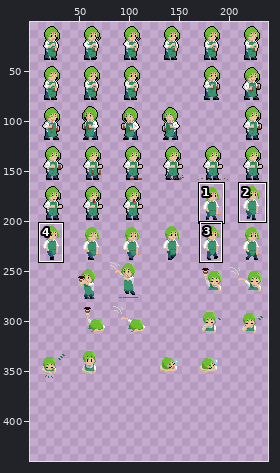
One commit to this sprite sheet: MyGame/content/texture/Ting.png. The picture above shows the old version from afar; the outline marks the close-up.
Close-up. Before the commit:
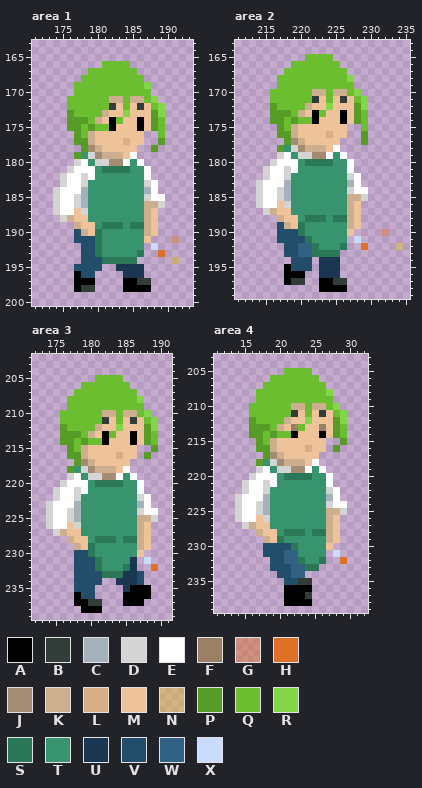
The file is 240x360 pixels. Colours within 5 levels of each other are drawn and written as one. Shown: area 1: x 171..193, y 163..200; area 2: x 211..235, y 163..199; area 3: x 172..191, y 202..239; area 4: x 11..32, y 203..239. The old version is drawn lined up with the new one, on the new canvas. The wide view leaves out empty margins. The commit also changed other parts of the picture, which this record leaves out.
Palette (. is transparent): A #000000  B #323c39  C #a5b2bb  D #d4d4d4  E #ffffff  F #9c8065  G #de702574  H #df7126  J #a48c74  K #cdae8f  L #d9ae86  M #eec39a  N #debd2574  P #589c28  Q #6abe30  R #82d647  S #2a7857  T #37946e  U #1b3650  V #234e6b  W #306082  X #cbdbfc
Pixels before, area 1, first column x 174:
166 .......QQQQ.......
167 .....QQQQQQQ......
168 ....QQQQQQQQQ.....
169 ...QQQQQQQQQQR....
170 ...QQQQQQQQQQQ....
171 ..QQQQQQKKQKKQR...
172 ..QQQQQQBMQMBMQR..
173 ..PQQQQKMMRMMMPR..
174 ..PPPQKMAQMMAMPQ..
175 ..PPQPQQAMMMAMPQ..
176 ...PQKMMMMMMM..Q..
177 ...PPKMMMMLMM..P..
178 ....PJKMMMMM..P...
179 ...PTDJKKKME......
180 ...DETDDJJETE.....
181 ..DEEETSSSSTTE....
182 .DEEDETTTTTTTE....
183 .DEEDTTTTTTTTDE...
184 DEEECTTTTTTTTCE...
185 DEEDCTTTTTTTTDEE..
186 DEEDCTTTTTTTTKKD..
187 DEEMDTTTTTTTTKM...
188 .DKMMTTTTTTTTKM...
189 ...KMMTSSSTSSKM...
190 ...VKMSTTTTTTKM...
191 ...VVVSTTTTTTM...G
192 ....VVSTTTTTT.X...
193 ....VVSTTTTTS..H..
194 ....VVVSSSSS.....N
195 ...VVVV..UUUU.....
196 ...AVV....UUU.....
197 ...AAA....AABB....
198 ...ABB....AAAA....
Pixels before, area 2, first column x 214:
165 .......QQQQ..........
166 .....QQQQQQQ.........
167 ....QQQQQQQQQ........
168 ...QQQQQQQQQQR.......
169 ...QQQQQQQQQQQ.......
170 ..QQQQQQKKQKKQR......
171 ..QQQQQQBMQMBMQR.....
172 ..PQQQQKMMRMMMPR.....
173 ..PPPQKMAQMMAMPQ.....
174 ..PPQPQQAMMMAMPQ.....
175 ...PQKMMMMMMM..Q.....
176 ...PPKMMMMLMM..P.....
177 ....PJKMMMMM...P.....
178 ...PTDJKKKME.........
179 ...DETDDJJETE........
180 ..DEEETSSSSTTE.......
181 .DEEDETTTTTTTE.......
182 .DEEDTTTTTTTTDE......
183 DEEECTTTTTTTTCE......
184 DEEDCTTTTTTTTDEE.....
185 DEEDCTTTTTTTTKKD.....
186 DEEMDTTTTTTTTKM......
187 .DKMMTTTTTTTTKM......
188 ...KMMTSSSTSSKM......
189 ...VKMSTTTTTTKM......
190 ...VVVSTTTTTTM....G..
191 ...VVVVSTTTTT.X......
192 ....VVWWSTTTS..H....N
193 ....VVWWSSSS.........
194 .....VVV.UUU.........
195 ....AVVV.UUU.........
196 ....AAA..UUU.........
197 ....ABB..AABB........
198 .........AAAA........
Pixels before, area 3, first column x 174:
205 .......QQQQ.....
206 .....QQQQQQQ....
207 ....QQQQQQQQQ...
208 ...QQQQQQQQQQR..
209 ...QQQQQQQQQQQ..
210 ..QQQQQQKKQKKQR.
211 ..QQQQQQBMQMBMQR
212 ..PQQQQKMMRMMMPR
213 ..PPPQKMAQMMAMPQ
214 ..PPQPQQAMMMAMPQ
215 ...PQKMMMMMMM..P
216 ...PPKMMMMLMM.P.
217 ....PJKMMMMM....
218 ...PTDJKKKME....
219 ...DETDDJJETE...
220 ..DEEETSSSSTTE..
221 .DEEDETTTTTTTE..
222 .DEEDTTTTTTTTDE.
223 DEEECTTTTTTTTCE.
224 DEEDCTTTTTTTTDEE
225 DEEDCTTTTTTTTKKD
226 DEEMDTTTTTTTTKM.
227 .DKMMTTTTTTTTKM.
228 ...KMMTSSSTSSKM.
229 ....KMSTTTTTTKM.
230 ....VVSTTTTTTM..
231 ....VVVSTTTTU.X.
232 ....VVVSTTTSU..H
233 ....VVVVSSSUUV..
234 ....VVVV..UUUV..
235 ....VVV....UAAA.
236 ....AVV....AAAA.
237 ....AABB...AAA..
238 .....AAA........
Pixels before, area 4, first column x 14:
205 .......QQQQ.....
206 .....QQQQQQQ....
207 ....QQQQQQQQQ...
208 ...QQQQQQQQQQR..
209 ...QQQQQQQQQQQ..
210 ..QQQQQQKKQKKQR.
211 ..QQQQQQBMQMBMQR
212 ..PQQQQKMMRMMMPR
213 ..PPPQKMFQMMFMPQ
214 ..PPQPQQAMMMAMPQ
215 ...PQKMMMMMMM..P
216 ...PPKMMMMLMM.P.
217 ....PJKMMMMM....
218 ...PTDJKKKME....
219 ...DETDDJJETE...
220 ..DEEETSSSSTTE..
221 .DEEDETTTTTTTE..
222 .DEEDTTTTTTTTDE.
223 DEEECTTTTTTTTCE.
224 DEEDCTTTTTTTTDEE
225 DEEDCTTTTTTTTKKD
226 DEEMDTTTTTTTTKM.
227 .DKMMTTTTTTTTKM.
228 ...KMMTSSSTSSKM.
229 ....KMSTTTTTTKM.
230 ....VVVVSTTTTM..
231 ....VVVWWTTTT.X.
232 .....VVWWSTTS..H
233 .....VVVWWSS....
234 ......VVWW......
235 .......VVBB.....
236 .......AAAA.....
237 .......AAAB.....
238 .......AAAA.....
After the commit:
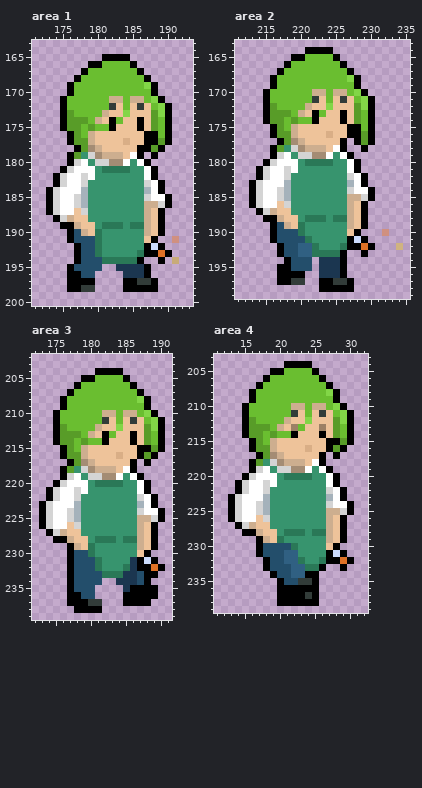
Diff:
canvas 240x360 -> 240x440
Area 1:
y 165: x 181..184 .... -> AAAA
y 166: x 179..180 .. -> AA; x 185 . -> A
y 167: x 178 . -> A; x 186 . -> A
y 168: x 177 . -> A; x 187 . -> A
y 169..170: x 176 . -> A; x 188 . -> A
y 171: x 175 . -> A; x 189 . -> A
y 172..175: x 175 . -> A; x 190 . -> A
y 176..177: x 176 . -> A; x 187..188 .. -> AA; x 190 . -> A
y 178: x 177 . -> A; x 186..187 .. -> AA; x 189 . -> A
y 179: x 176 . -> A; x 186 . -> A; x 188 . -> A
y 180: x 176 . -> A; x 187 . -> A
y 181: x 175 . -> A; x 188 . -> A
y 182: x 174 . -> A; x 188 . -> A
y 183: x 174 . -> A; x 189 . -> A
y 184: x 173 . -> A; x 189 . -> A
y 185..186: x 173 . -> A; x 190 . -> A
y 187: x 173 . -> A; x 189 . -> A
y 188: x 174 . -> A; x 189 . -> A
y 189: x 175..176 .. -> AA; x 189 . -> A
y 190: x 176 . -> A; x 189 . -> A
y 191: x 176 . -> A; x 188 . -> A
y 192: x 177 . -> A; x 187 . -> A; x 189 . -> A
y 193: x 177 . -> A; x 187..188 .. -> AA; x 190 . -> A
y 194: x 177 . -> A; x 186 . -> A; x 189 . -> A
y 195..196: x 176 . -> A; x 187 . -> A
y 197..198: x 176 . -> A; x 188 . -> A
Area 2:
y 164: x 221..224 .... -> AAAA
y 165: x 219..220 .. -> AA; x 225 . -> A
y 166: x 218 . -> A; x 226 . -> A
y 167: x 217 . -> A; x 227 . -> A
y 168..169: x 216 . -> A; x 228 . -> A
y 170: x 215 . -> A; x 229 . -> A
y 171..174: x 215 . -> A; x 230 . -> A
y 175..176: x 216 . -> A; x 227..228 .. -> AA; x 230 . -> A
y 177: x 217 . -> A; x 226 . -> A; x 228 . -> A; x 230 . -> A
y 178: x 216 . -> A; x 226 . -> A; x 229 . -> A
y 179: x 216 . -> A; x 227 . -> A
y 180: x 215 . -> A; x 228 . -> A
y 181: x 214 . -> A; x 228 . -> A
y 182: x 214 . -> A; x 229 . -> A
y 183: x 213 . -> A; x 229 . -> A
y 184..185: x 213 . -> A; x 230 . -> A
y 186: x 213 . -> A; x 229 . -> A
y 187: x 214 . -> A; x 229 . -> A
y 188: x 215..216 .. -> AA; x 229 . -> A
y 189: x 216 . -> A; x 229 . -> A
y 190: x 216 . -> A; x 228 . -> A
y 191: x 216 . -> A; x 227 . -> A; x 229 . -> A
y 192: x 217 . -> A; x 227..228 .. -> AA; x 230 . -> A
y 193: x 217 . -> A; x 226 . -> A; x 229 . -> A
y 194: x 218 . -> A; x 226 . -> A
y 195..196: x 217 . -> A; x 226 . -> A
y 197: x 217 . -> A; x 227 . -> A
y 198: x 227 . -> A
Area 3:
y 204: x 181..184 .... -> AAAA
y 205: x 179..180 .. -> AA; x 185 . -> A
y 206: x 178 . -> A; x 186 . -> A
y 207: x 177 . -> A; x 187 . -> A
y 208..209: x 176 . -> A; x 188 . -> A
y 210: x 175 . -> A; x 189 . -> A
y 211..214: x 175 . -> A; x 190 . -> A
y 215: x 176 . -> A; x 187..188 .. -> AA; x 190 . -> A
y 216: x 176 . -> A; x 187 . -> A; x 189 . -> A
y 217: x 177 . -> A; x 186 . -> A; x 188 . -> A
y 218: x 176 . -> A; x 186 . -> A
y 219: x 176 . -> A; x 187 . -> A
y 220: x 175 . -> A; x 188 . -> A
y 221: x 174 . -> A; x 188 . -> A
y 222: x 174 . -> A; x 189 . -> A
y 223: x 173 . -> A; x 189 . -> A
y 224..225: x 173 . -> A; x 190 . -> A
y 226: x 173 . -> A; x 189 . -> A
y 227: x 174 . -> A; x 189 . -> A
y 228: x 175..176 .. -> AA; x 189 . -> A
y 229: x 177 . -> A; x 189 . -> A
y 230: x 177 . -> A; x 188 . -> A
y 231: x 177 . -> A; x 187 . -> A; x 189 . -> A
y 232: x 177 . -> A; x 187..188 .. -> AA; x 190 . -> A
y 233: x 177 . -> A; x 188..189 .. -> AA
y 234: x 177 . -> A; x 188 . -> A
y 235..236: x 177 . -> A; x 189 . -> A
y 237: x 177 . -> A; x 188 . -> A
y 238: x 178 . -> A
Area 4:
y 204: x 21..24 .... -> AAAA
y 205: x 19..20 .. -> AA; x 25 . -> A
y 206: x 18 . -> A; x 26 . -> A
y 207: x 17 . -> A; x 27 . -> A
y 208..209: x 16 . -> A; x 28 . -> A
y 210: x 15 . -> A; x 29 . -> A
y 211..214: x 15 . -> A; x 30 . -> A
y 215: x 16 . -> A; x 27..28 .. -> AA; x 30 . -> A
y 216: x 16 . -> A; x 27 . -> A; x 29 . -> A
y 217: x 17 . -> A; x 26 . -> A; x 28 . -> A
y 218: x 16 . -> A; x 26 . -> A
y 219: x 16 . -> A; x 27 . -> A
y 220: x 15 . -> A; x 28 . -> A
y 221: x 14 . -> A; x 28 . -> A
y 222: x 14 . -> A; x 29 . -> A
y 223: x 13 . -> A; x 29 . -> A
y 224..225: x 13 . -> A; x 30 . -> A
y 226: x 13 . -> A; x 29 . -> A
y 227: x 14 . -> A; x 29 . -> A
y 228: x 15..16 .. -> AA; x 29 . -> A
y 229: x 17 . -> A; x 29 . -> A
y 230: x 17 . -> A; x 28 . -> A
y 231: x 17 . -> A; x 27 . -> A; x 29 . -> A
y 232: x 18 . -> A; x 27..28 .. -> AA; x 30 . -> A
y 233: x 18 . -> A; x 26 . -> A; x 29 . -> A
y 234: x 19 . -> A; x 24..25 .. -> AA
y 235..238: x 20 . -> A; x 25 . -> A
Boxes around the changes in both close-ups, in picture pixels (x1, y1, x2, y2):
added: (46, 54, 172, 292)
added: (249, 47, 375, 292)
added: (39, 368, 165, 613)
added: (228, 361, 354, 606)
